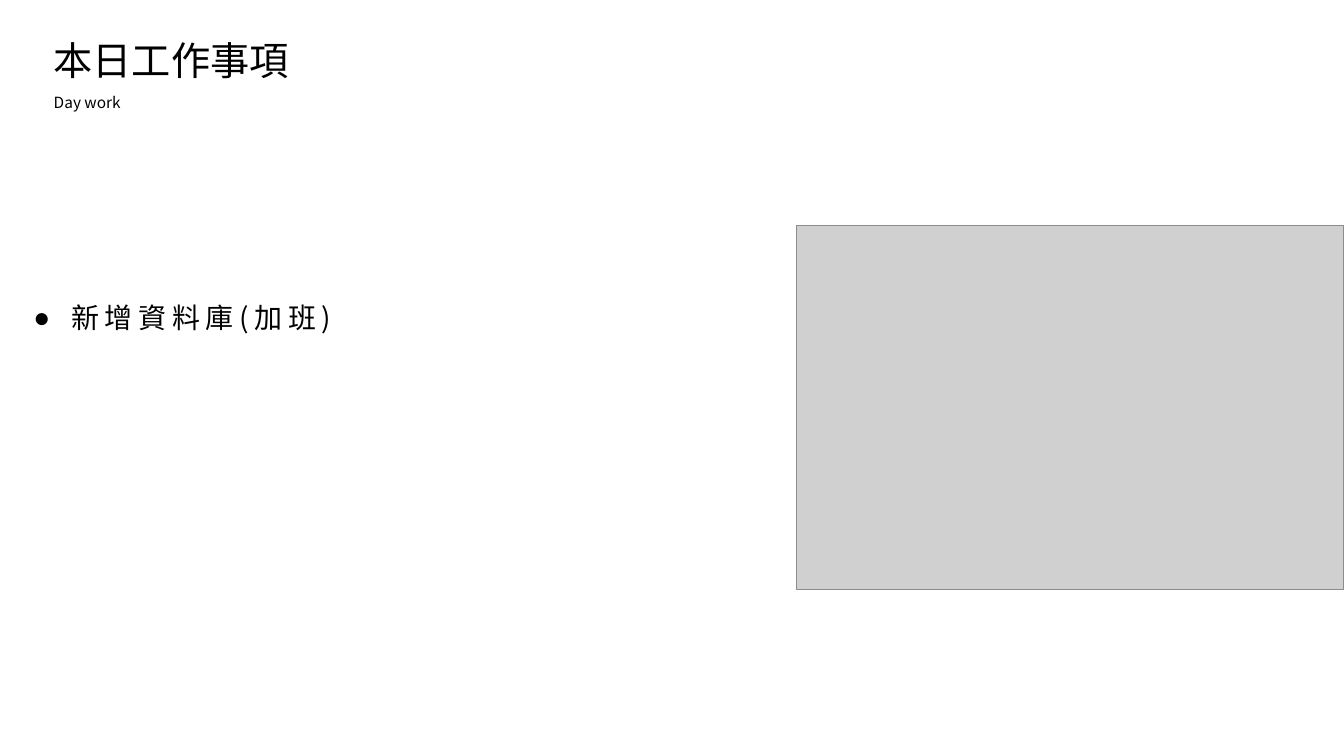
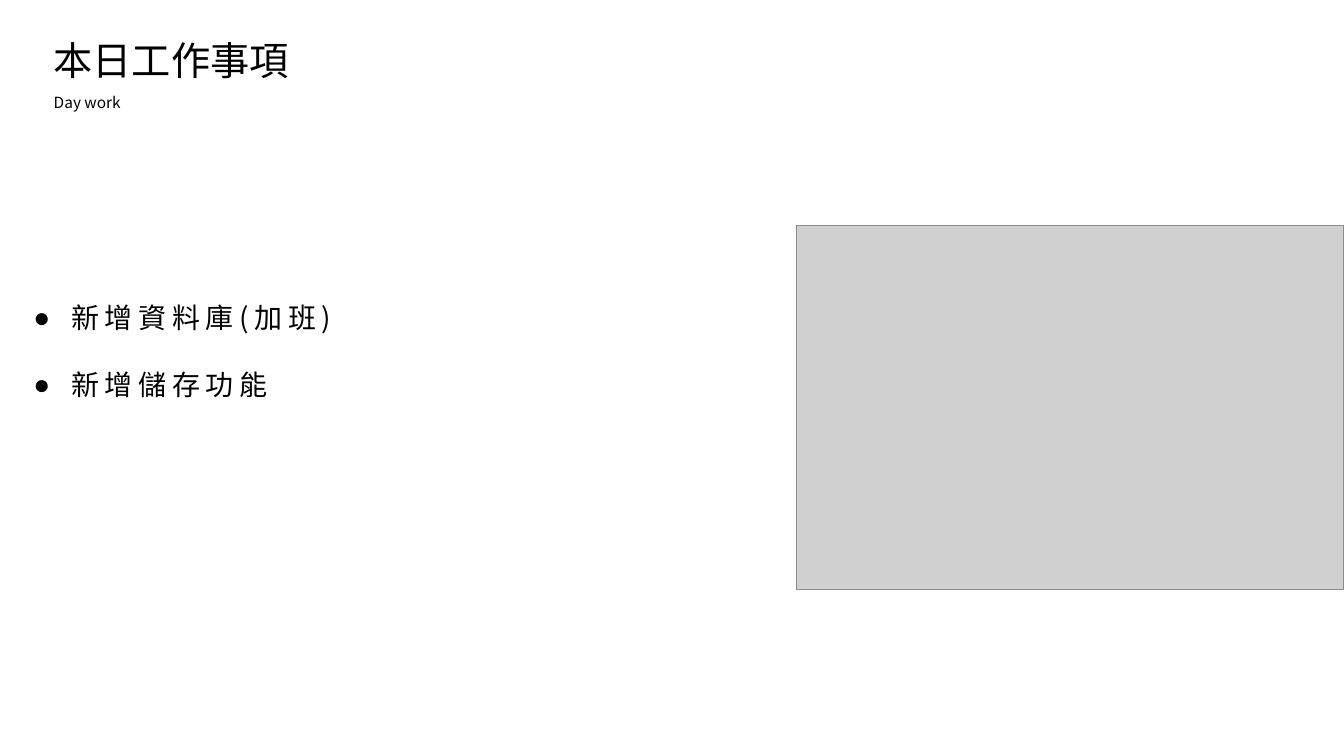
Before and after one commit to king637324/KnowledgeGreenhouseSystem, a slide deck: slide 2 of 工作日報_葉柏漢/2021.09/2021.09.27(加班)_2021.09.28工作日報_葉柏漢.pptx. Drawn at 1344x756 pixels with LibreOffice and Linux fonts; fonts in the diff are those of the drawing; grey boxes stand for pictures. Boxes give left, top, right and bottom in pixels: in the first picture for what was removed or moved away, otherwise in the second. Text is boxed around its words. In the diff, an @@ line names an element or a change of style, - is before the commit and + after.

```diff
--- a/工作日報_葉柏漢/2021.09/2021.09.27(加班)_2021.09.28工作日報_葉柏漢.pptx
+++ b/工作日報_葉柏漢/2021.09/2021.09.27(加班)_2021.09.28工作日報_葉柏漢.pptx
@@ text at <box>71,371,267,398</box>: paragraph added @@
+● 新增儲存功能
```
Also in this commit, not shown: 1 slide added, 10 other files.
